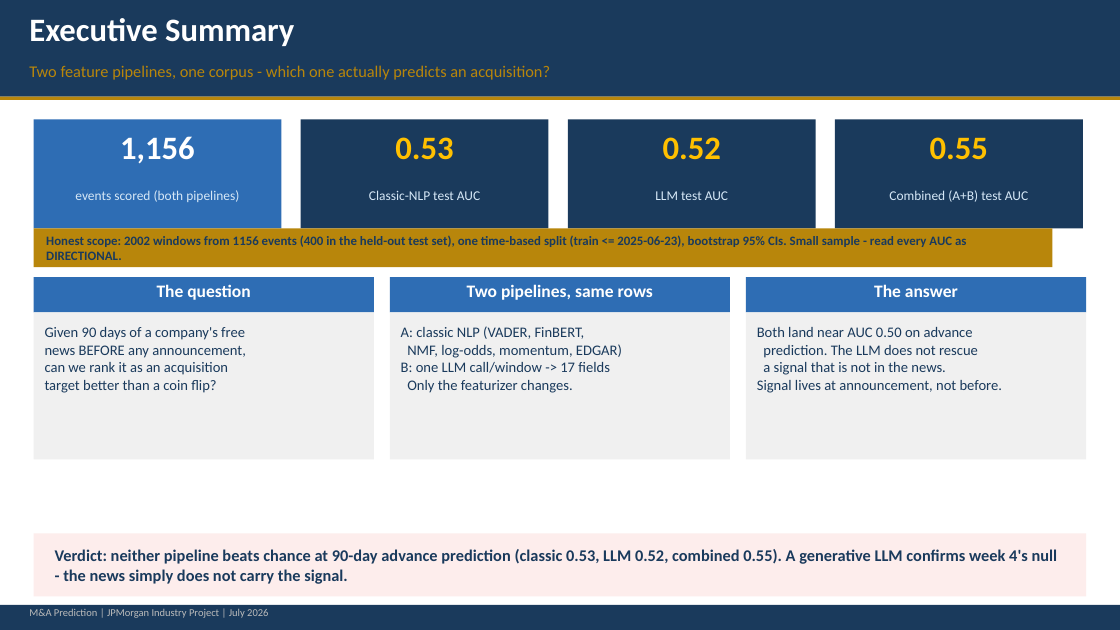
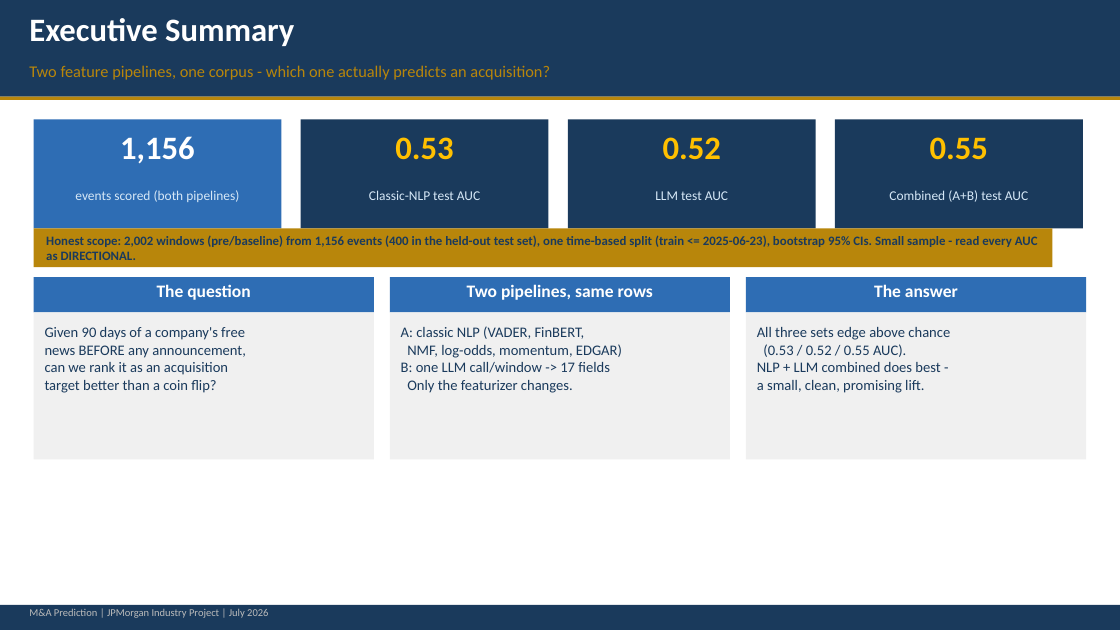
Before and after one commit to cindyfu0312/ucb-jpm-MA-prediction, a slide deck: slide 2 of reports/week7_ma_prediction_nlp_vs_llm_presentation.pptx. Drawn at 1120x630 pixels with LibreOffice and Linux fonts; fonts in the diff are those of the drawing. Boxes give left, top, right and bottom in pixels: in the first picture for what was removed or moved away, otherwise in the second. Text is boxed around its words. In the diff, an @@ line names an element or a change of style, - is before the commit and + after.

Commit message:
Week 7 deck: reframe as a small clean edge, add cited-sources and methodology slides
- Reframe the verdict from a flat null to "a small but consistent edge above
  chance" (combined 0.55 beats either pipeline alone), while keeping the honest
  "not yet significant, 95% CIs include 0.50" caveat wherever a claim is made.
- Remove the coloured callout banners from the bottom of every slide.
- Label the sample as "2,002 windows (pre/baseline) from 1,156 events" so the
  count cannot be misread as a year.
- New slide "Every LLM Score Cites Its Source": each signal must quote the exact
  headline behind it; 22/22 citations verified verbatim against the source text
  (curated examples in outputs/week7/cited_examples.json).
- Port the week-6 "Feature Dictionary" and "The Exact Call" methodology slides.
  Deck is now 13 slides.

```diff
--- a/reports/week7_ma_prediction_nlp_vs_llm_presentation.pptx
+++ b/reports/week7_ma_prediction_nlp_vs_llm_presentation.pptx
@@ text at [46, 235, 1038, 260]: text changed @@
-Honest scope: 2002 windows from 1156 events (400 in the held-out test set), one time-based split (train <= 2025-06-23), bootstrap 95% CIs. Small sample - read every AUC as DIRECTIONAL.
+Honest scope: 2,002 windows (pre/baseline) from 1,156 events (400 in the held-out test set), one time-based split (train <= 2025-06-23), bootstrap 95% CIs. Small sample - read every AUC as DIRECTIONAL.
@@ text at [757, 327, 950, 393]: text changed @@
-Both land near AUC 0.50 on advance
-prediction. The LLM does not rescue
-a signal that is not in the news.
-Signal lives at announcement, not before.
+All three sets edge above chance
+(0.53 / 0.52 / 0.55 AUC).
+NLP + LLM combined does best -
+a small, clean, promising lift.
@@ rectangle removed at [34, 534, 1086, 597] @@
@@ text removed at [55, 549, 1058, 584] @@
-Verdict: neither pipeline beats chance at 90-day advance prediction (classic 0.53, LLM 0.52, combined 0.55). A generative LLM confirms week 4's null - the news simply does not carry the signal.
```
Also in this commit, not shown: 7 other slides changed, 3 slides added, 2 other files.
